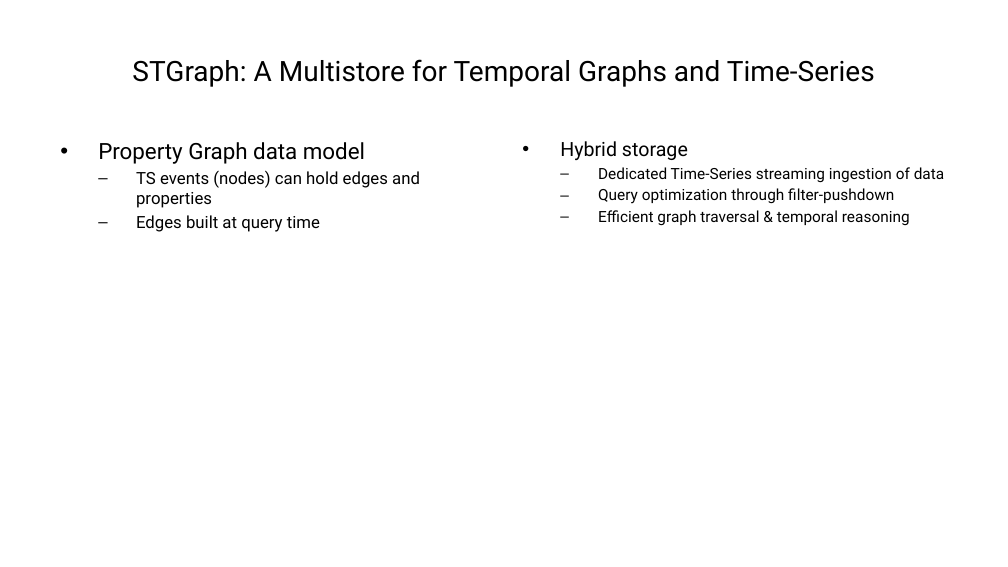
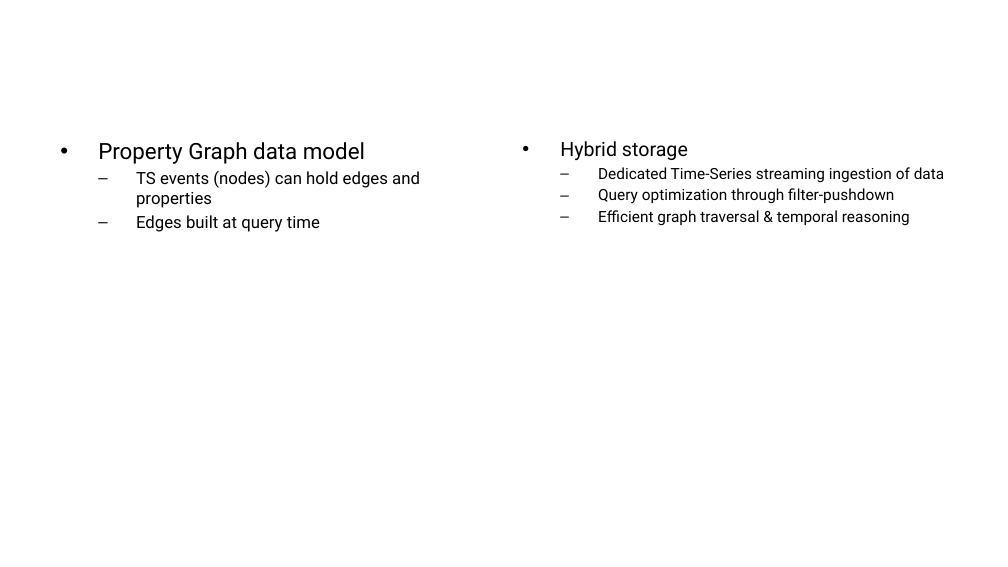
Before and after one commit to ManuelePasini/slides-markdown, a slide deck: slide 17 of 3rd_year_slides.pptx (slide 15 before the commit). Drawn at 1008x567 pixels with LibreOffice and Linux fonts; fonts in the diff are those of the drawing. Boxes give left, top, right and bottom in pixels: in the first picture for what was removed or moved away, otherwise in the second. Text is boxed around its words. In the diff, an @@ line names an element or a change of style, - is before the commit and + after.

```diff
--- a/3rd_year_slides.pptx
+++ b/3rd_year_slides.pptx
@@ title removed at [132, 59, 875, 87] @@
-STGraph: A Multistore for Temporal Graphs and Time-Series
```
Also in this commit, not shown: 17 other slides changed, 5 slides added, 1 slide removed, 4 other files.
